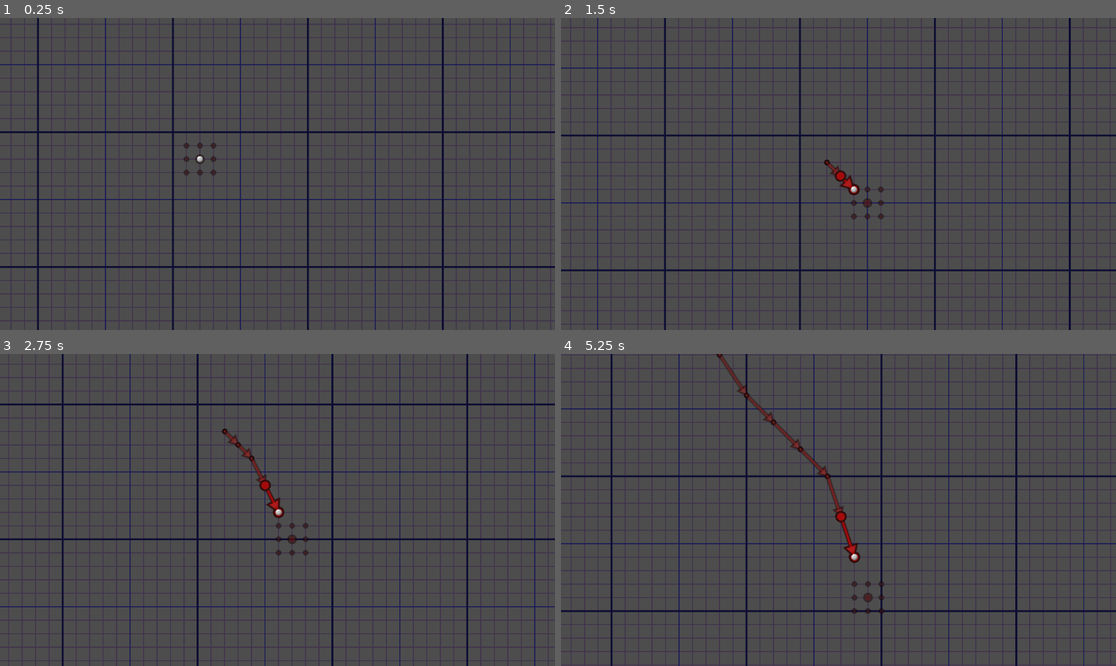
Above: before the commit, frames 1-4 (two rows, left to right).
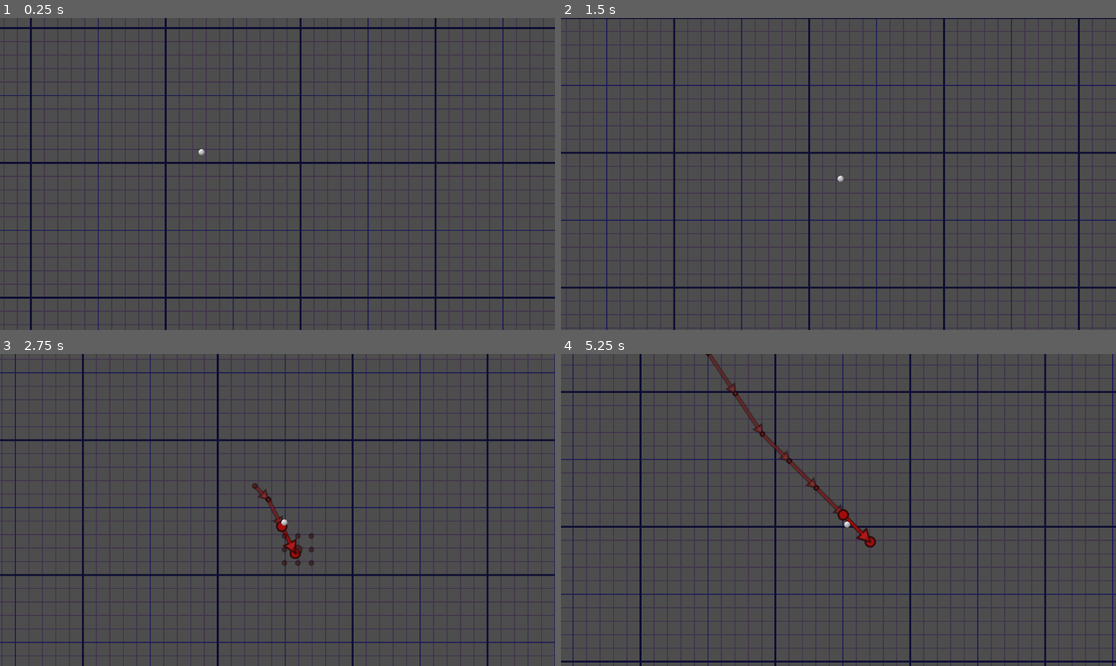
Above: after the commit, the same moments.

Repository: vibrunazo/godot-vector
Game: Godot game, scene res://scenes/map.tscn
Two runs of this game, one before a commit and one after it. Both use one fixed random seed, a clock stepped at 60 frames per second and the inputs below.
Inputs:
- Up to frame 1 (0.25 s): no input
- Up to frame 2 (1.5 s): hold Keypad 3 (ui_down_right) 0.53-1.28 s; tap Keypad 5 (ui_center) at 0.6, 1.35 s; hold Down (ui_down) from 1.28 s (still down)
- Up to frame 3 (2.75 s): release Down (ui_down) at 2.03 s; hold Keypad 3 (ui_down_right) from 2.03 s (still down); tap Keypad 5 (ui_center) at 2.1 s
- Up to frame 4 (5.25 s): release Keypad 3 (ui_down_right) at 2.78 s; hold Up (ui_up) 2.78-3.53 s; tap Keypad 5 (ui_center) every 0.75 s from 2.85 to 5.1 s; hold Keypad 1 (ui_down_left) 3.53-5.03 s; hold Down (ui_down) from 5.03 s (still down)

The runs differ from the first frame. In frame 1, 19% of the frame differs, in the area x 0-100%, y 0-100%; in frame 2, 21%; in frame 3, 21%; in frame 4, 22%.

Commit message:
car slow tweens to position

Diff:
--- a/scenes/car.gd
+++ b/scenes/car.gd
@@ -10,6 +10,7 @@
 ## current speed vector
 var svector := Vector2(0, 0)
 var history: Array[Vector2]
+var is_moving: = false
 
 # Called when the node enters the scene tree for the first time.
 func _ready():
@@ -22,9 +23,12 @@
 
 # Called every frame. 'delta' is the elapsed time since the previous frame.
 func _process(delta):
+	if is_moving:
+		queue_redraw()
 	pass
 
 func _draw():
+	print('drew')
 	draw_arrows()
 
 func draw_arrows():
@@ -56,7 +60,8 @@
 		p += v
 		i += 1.0
 #	draw_arrow(Vector2.ZERO, to, ac * 0.5, oc * 0.5, 0)
-	draw_dots(to, ac * 0.7, oc * 0.7)
+	if not is_moving:
+		draw_dots(to, ac * 0.7, oc * 0.7)
 
 func draw_arrow(from: Vector2, to: Vector2, c: Color, oc: Color, h: float, d: float = 5):
 	var head_size = h
@@ -124,16 +129,28 @@
 func input_move(v: Vector2):
 	next_move = v
 	move()
+#	await get_tree().create_timer(1.0).timeout
 	queue_redraw()
+
 
 func move():
 	svector += next_move
 	grid_pos += svector
+	update_pos_from_grid()
+	await get_tree().create_timer(1.0).timeout
 	history.append(svector)
-	update_pos_from_grid()
+	queue_redraw()
 
 func update_pos_from_grid():
-	position = grid2pix(grid_pos)
+	is_moving = true
+	var tween = create_tween()
+	tween.tween_property(self, "position", grid2pix(grid_pos), 1)
+	tween.tween_callback(move_end)
+#	position = grid2pix(grid_pos)
+
+func move_end():
+	is_moving = false
+	queue_redraw()
 
 func update_grid_from_pos():
 	grid_pos = pix2grid(position)
